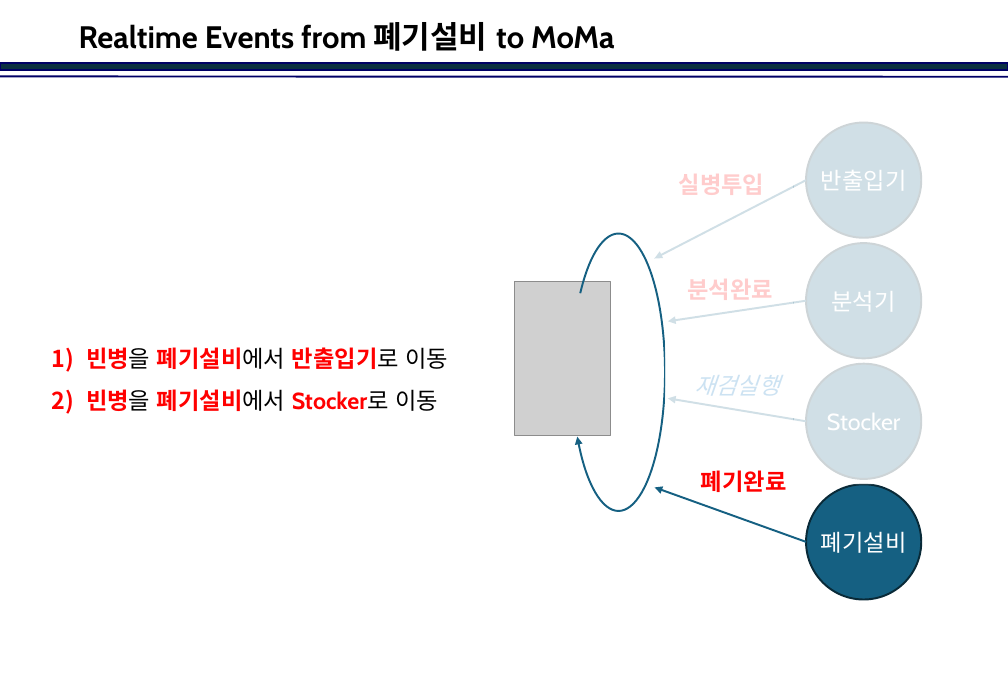
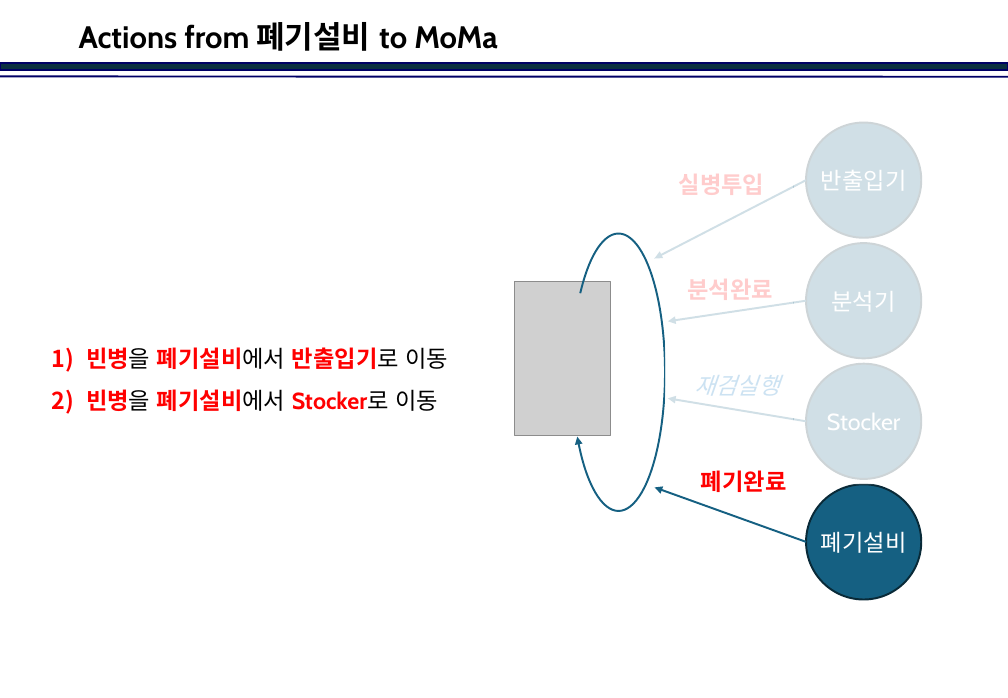
Before and after one commit to jinkabpark/SamickThk_Analysis, a slide deck: slide 22 of 허종원/Travel Scenario.pptx. Drawn at 1008x698 pixels with LibreOffice and Linux fonts; fonts in the diff are those of the drawing; grey boxes stand for pictures; background and template pictures are left out. Boxes give left, top, right and bottom in pixels: in the first picture for what was removed or moved away, otherwise in the second. Text is boxed around its words. In the diff, an @@ line names an element or a change of style, - is before the commit and + after.

```diff
--- a/허종원/Travel Scenario.pptx
+++ b/허종원/Travel Scenario.pptx
@@ title at (x1=79, y1=22, x2=497, y2=51): text changed @@
-Realtime Events from 폐기설비 to MoMa
+Actions from 폐기설비 to MoMa
```
Also in this commit, not shown: 9 other slides changed.
